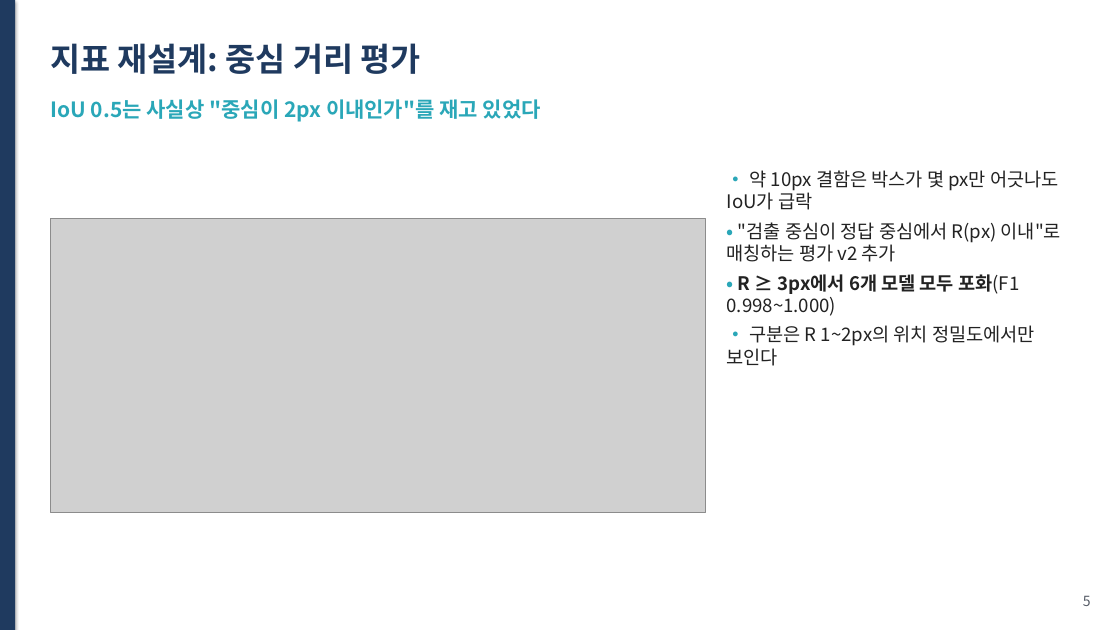
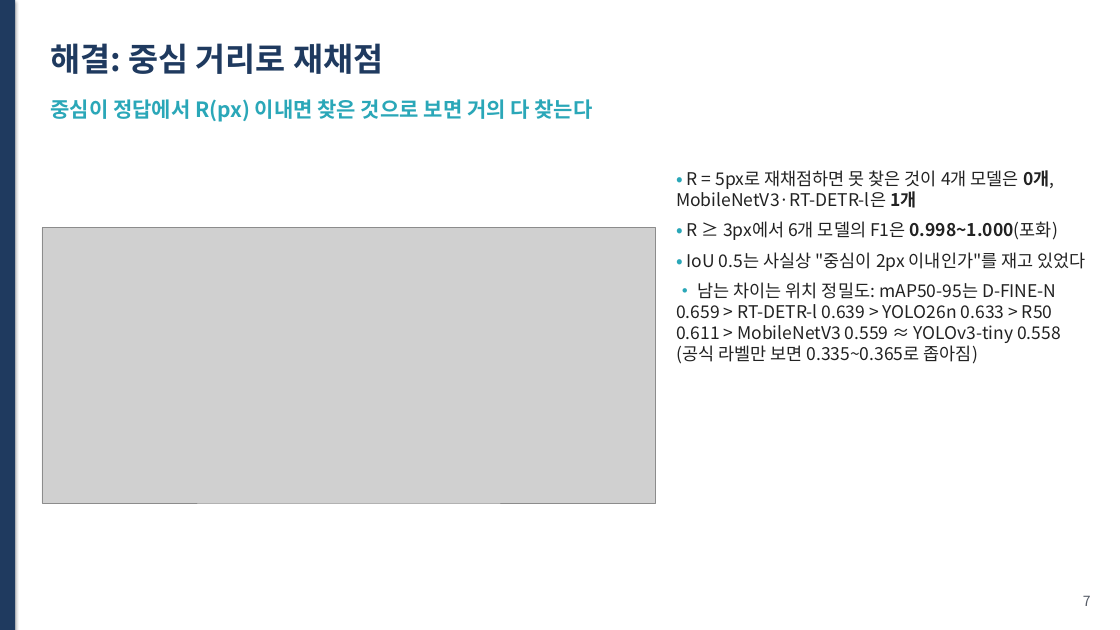
Before and after one commit to hmy7788/kamp_xray_detection, a slide deck: slide 7 of ppt/presentation.pptx (slide 5 before the commit). Drawn at 1120x630 pixels with LibreOffice and Linux fonts; fonts in the diff are those of the drawing; grey boxes stand for pictures. Boxes give left, top, right and bottom in pixels: in the first picture for what was removed or moved away, otherwise in the second. Text is boxed around its words. In the diff, an @@ line names an element or a change of style, - is before the commit and + after.

```diff
--- a/ppt/presentation.pptx
+++ b/ppt/presentation.pptx
@@ text at [50,43,383,74]: text changed @@
-지표 재설계: 중심 거리 평가
+해결: 중심 거리로 재채점
@@ text at [50,99,593,122]: text changed @@
-IoU 0.5는 사실상 "중심이 2px 이내인가"를 재고 있었다
+중심이 정답에서 R(px) 이내면 찾은 것으로 보면 거의 다 찾는다
@@ text at [676,170,1086,364]: text changed; size 16 to 15 pt @@
-• 약 10px 결함은 박스가 몇 px만 어긋나도 IoU가 급락
-• "검출 중심이 정답 중심에서 R(px) 이내"로 매칭하는 평가 v2 추가
-• R ≥ 3px에서 6개 모델 모두 포화(F1 0.998~1.000)
-• 구분은 R 1~2px의 위치 정밀도에서만 보인다
+• R = 5px로 재채점하면 못 찾은 것이 4개 모델은 0개, MobileNetV3·RT-DETR-l은 1개
+• R ≥ 3px에서 6개 모델의 F1은 0.998~1.000(포화)
+• IoU 0.5는 사실상 "중심이 2px 이내인가"를 재고 있었다
+• 남는 차이는 위치 정밀도: mAP50-95는 D-FINE-N 0.659 > RT-DETR-l 0.639 > YOLO26n 0.633 > R50 0.611 > MobileNetV3 0.559 ≈ YOLOv3-tiny 0.558 (공식 라벨만 보면 0.335~0.365로 좁아짐)
@@ picture: place and size @@
-picture at [50,218,706,513]
+picture at [42,228,655,503]
@@ text at [1083,595,1091,606]: text changed @@
-5
+7
```
Also in this commit, not shown: 16 other slides changed, 4 slides added, 1 slide removed, 6 other files.
